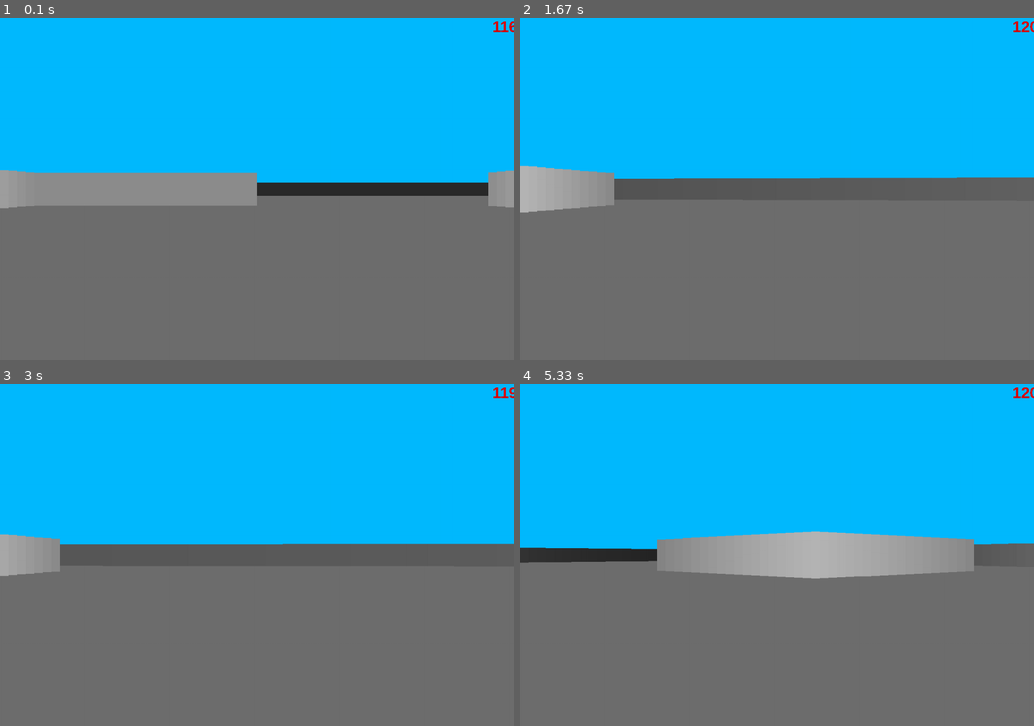
Above: before the commit, frames 1-4 (two rows, left to right).
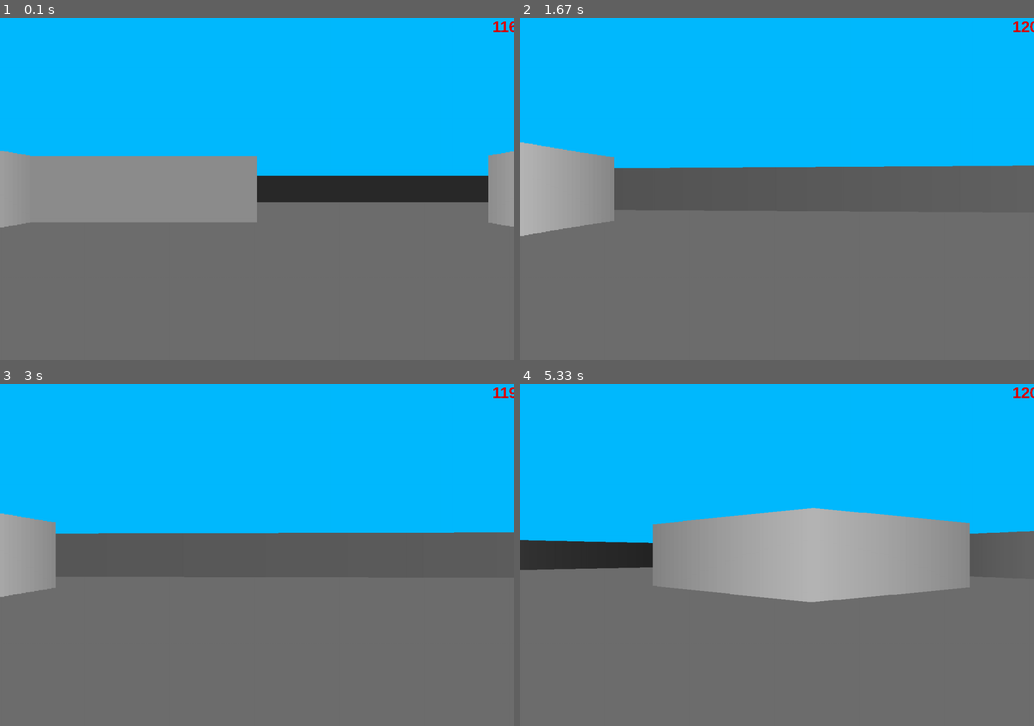
Above: after the commit, the same moments.

Repository: axelsvenn/pygame-project
Game: pygame game, started from main_program.py
The game is run twice, just before and just after one commit, with the same random seed, the same clock (stepped at 60 frames per second) and the same inputs.
Inputs:
- Up to frame 1 (0.1 s): no input
- Up to frame 2 (1.67 s): hold Right 0.33-0.8 s; hold Right 0.83-1.3 s; hold Left from 1.33 s (still down)
- Up to frame 3 (3 s): release Left at 1.87 s; hold Left 1.9-2.3 s; hold Right 2.33-2.97 s
- Up to frame 4 (5.33 s): hold Left 3-3.47 s; hold Right 3.5-3.97 s; hold Right 4-4.47 s; hold Left 4.5-5.03 s; hold Left from 5.07 s (still down)

The runs differ from the first frame. In frame 1, 7.2% of the frame differs, in the area x 0-100%, y 38-62%; in frame 2, 5.1%; in frame 3, 4.3%; in frame 4, 8.8%, in the area x 0-100%, y 36-64%.

Commit message:
piece of shit

Diff:
--- /dev/null
+++ b/labyrinth.py
@@ -0,0 +1,127 @@
+import pygame
+from random import choice
+
+RES = WIDTH, HEIGHT = 802, 602
+TILE = 50
+cols, rows = WIDTH // TILE, HEIGHT // TILE
+cols_map, rows_map = cols * 2 + 3, rows * 3
+print((rows, cols), (rows_map, cols_map))
+map_labyrinth = [["."] * cols_map for _ in range(rows_map)]
+
+pygame.init()
+sc = pygame.display.set_mode(RES)
+clock = pygame.time.Clock()
+
+
+class Cell:
+    def __init__(self, x, y):
+        self.x, self.y = x, y
+        self.walls = {'top': True, 'right': True, 'bottom': True, 'left': True}
+        self.visited = False
+
+    def draw_current_cell(self):
+        x, y = self.x * TILE, self.y * TILE
+        pygame.draw.rect(sc, pygame.Color('saddlebrown'), (x + 2, y + 2, TILE - 2, TILE - 2))
+
+    def draw(self):
+        x, y = self.x * TILE, self.y * TILE
+        if self.visited:
+            pygame.draw.rect(sc, pygame.Color('black'), (x, y, TILE, TILE))
+
+        if self.walls['top']:
+            pygame.draw.line(sc, pygame.Color('darkorange'), (x, y), (x + TILE, y), 3)
+        if self.walls['right']:
+            pygame.draw.line(sc, pygame.Color('darkorange'), (x + TILE, y), (x + TILE, y + TILE), 3)
+        if self.walls['bottom']:
+            pygame.draw.line(sc, pygame.Color('darkorange'), (x + TILE, y + TILE), (x , y + TILE), 3)
+        if self.walls['left']:
+            pygame.draw.line(sc, pygame.Color('darkorange'), (x, y + TILE), (x, y), 3)
+
+    def check_cell(self, x, y):
+        find_index = lambda x, y: x + y * cols
+        if x < 0 or x > cols - 1 or y < 0 or y > rows - 1:
+            return False
+        return grid_cells[find_index(x, y)]
+
+    def check_neighbors(self):
+        neighbors = []
+        top = self.check_cell(self.x, self.y - 1)
+        right = self.check_cell(self.x + 1, self.y)
+        bottom = self.check_cell(self.x, self.y + 1)
+        left = self.check_cell(self.x - 1, self.y)
+        if top and not top.visited:
+            neighbors.append(top)
+        if right and not right.visited:
+            neighbors.append(right)
+        if bottom and not bottom.visited:
+            neighbors.append(bottom)
+        if left and not left.visited:
+            neighbors.append(left)
+        return choice(neighbors) if neighbors else False
+
+
+def remove_walls(current, next):
+    dx = current.x - next.x
+    if dx == 1:
+        current.walls['left'] = False
+        next.walls['right'] = False
+    elif dx == -1:
+        current.walls['right'] = False
+        next.walls['left'] = False
+    dy = current.y - next.y
+    if dy == 1:
+        current.walls['top'] = False
+        next.walls['bottom'] = False
+    elif dy == -1:
+        current.walls['bottom'] = False
+        next.walls['top'] = False
+
+
+grid_cells = [Cell(col, row) for row in range(rows) for col in range(cols)]
+current_cell = grid_cells[0]
+stack = []
+colors, color = [], 40
+
+while True:
+    sc.fill(pygame.Color('darkslategray'))
+
+    for event in pygame.event.get():
+        if event.type == pygame.QUIT:
+            for_map = [(i.walls["bottom"], i.walls["right"]) for i in grid_cells]
+            # print(*for_map, sep='\n')
+
+            # for r in range(1, rows_map, 2):
+            #     for c in range(1, cols_map, 2):
+            #         print(grid_cells[r // 2][c // 2])
+            #         map_labyrinth[r][c] = "W" if grid_cells[r // 2][c // 2].walls["right"] else "."
+
+            for cell in grid_cells:
+                print((cell.x, cell.x * 2 + 1), (cell.y, cell.y * 2 + 1))
+                # map_labyrinth[cell.x * 2 + 1][cell.y * 2] = "W" if cell.walls["left"] else "."
+                map_labyrinth[cell.y * 2 + 1][cell.x * 2 + 1] = "W" if cell.walls["right"] else "."
+                # map_labyrinth[cell.x * 2 + 2][cell.y * 2 + 1] = "W" if cell.walls["bottom"] else "."
+                # map_labyrinth[cell.x * 2][cell.y * 2 + 1] = "W" if cell.walls["top"] else "."
+
+            print(*map(lambda x: "".join(x), map_labyrinth), sep="\n")
+
+            exit()
+
+    [cell.draw() for cell in grid_cells]
+    current_cell.visited = True
+    current_cell.draw_current_cell()
+    [pygame.draw.rect(sc, colors[i], (cell.x * TILE + 2, cell.y * TILE + 2,
+                                         TILE - 4, TILE - 4)) for i, cell in enumerate(stack)]
+
+    next_cell = current_cell.check_neighbors()
+    if next_cell:
+        next_cell.visited = True
+        stack.append(current_cell)
+        colors.append((min(color, 255), 10, 100))
+        color += 1
+        remove_walls(current_cell, next_cell)
+        current_cell = next_cell
+    elif stack:
+        current_cell = stack.pop()
+
+    pygame.display.flip()
+    clock.tick(30)
--- a/settings.py
+++ b/settings.py
@@ -12,8 +12,8 @@
 # ray casting settings
 FOV = pi / 3  # угол обзора
 HALF_FOV = FOV / 2
-NUM_RAYS = 60  # кол-во лучей
-MAX_DEPTH = 800  # макс.глубина обзора
+NUM_RAYS = 120  # кол-во лучей
+MAX_DEPTH = 800  # дальность прорисовки
 DELTA_ANGLE = FOV / NUM_RAYS  # угол между лучами
 DIST = NUM_RAYS / (2 * tan(HALF_FOV))
 PROJ_COEFF = 3 * DIST * TILE
